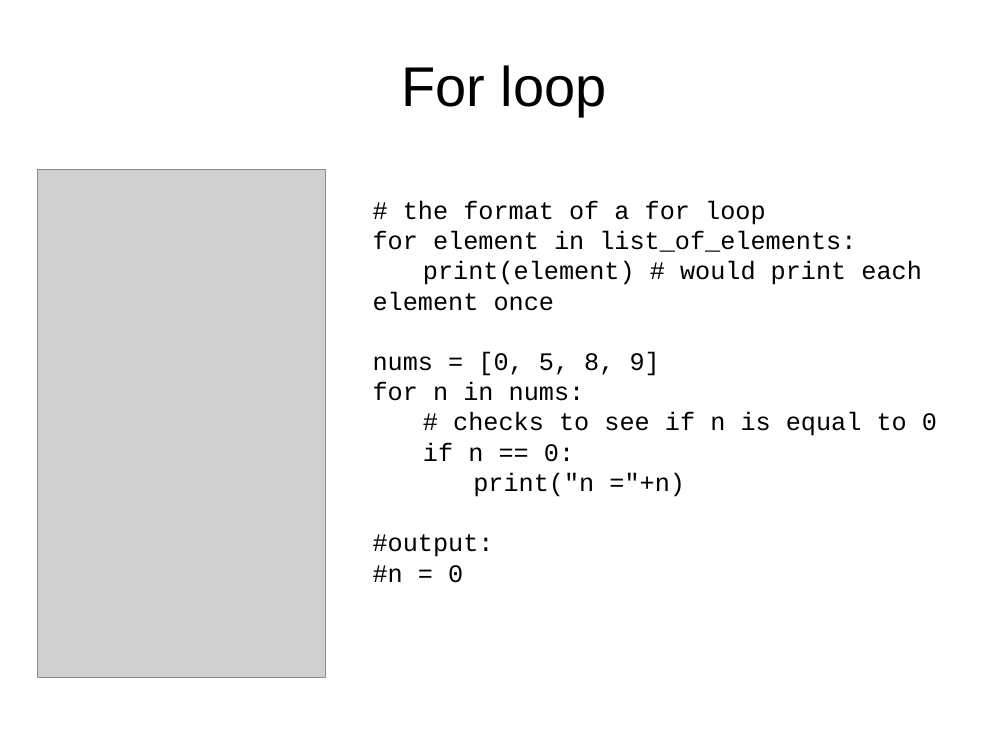
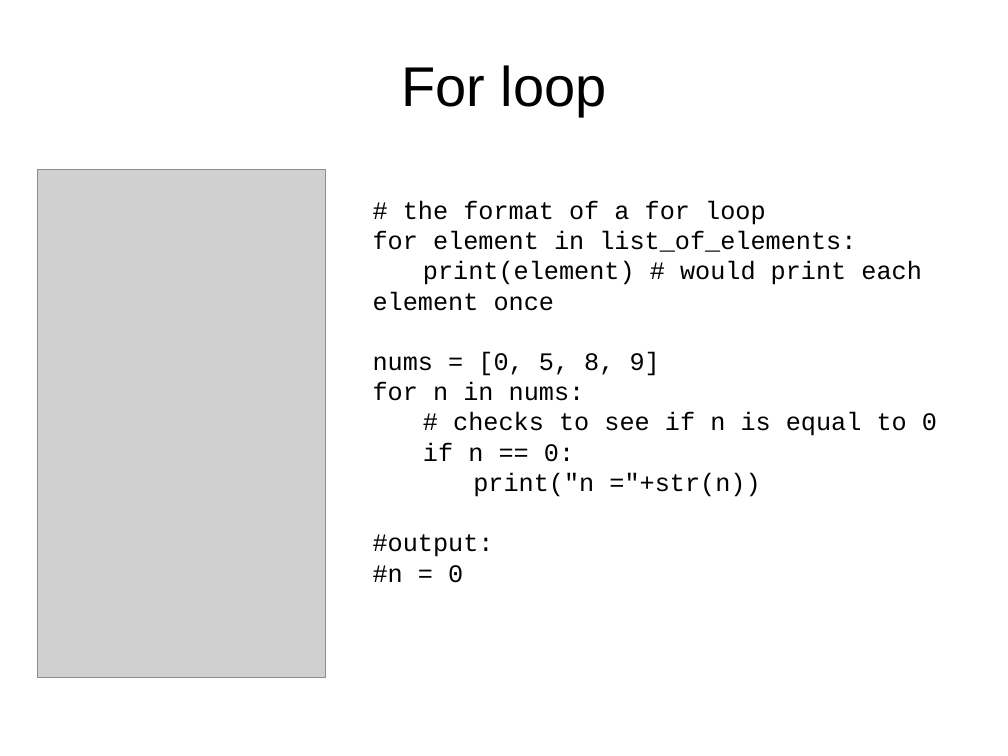
Before and after one commit to jyesselm/Chem991E, a slide deck: slide 8 of 02_introduction_to_python_part_ii/slides.pptx. Drawn at 1008x756 pixels with LibreOffice and Linux fonts; fonts in the diff are those of the drawing; grey boxes stand for pictures. Boxes give left, top, right and bottom in pixels: in the first picture for what was removed or moved away, otherwise in the second. Text is boxed around its words. In the diff, an @@ line names an element or a change of style, - is before the commit and + after.

```diff
--- a/02_introduction_to_python_part_ii/slides.pptx
+++ b/02_introduction_to_python_part_ii/slides.pptx
@@ text at <box>473,472,760,497</box>: text changed @@
-print("n ="+n)
+print("n ="+str(n))
```
Also in this commit, not shown: 1 other slide changed, 1 other file.
